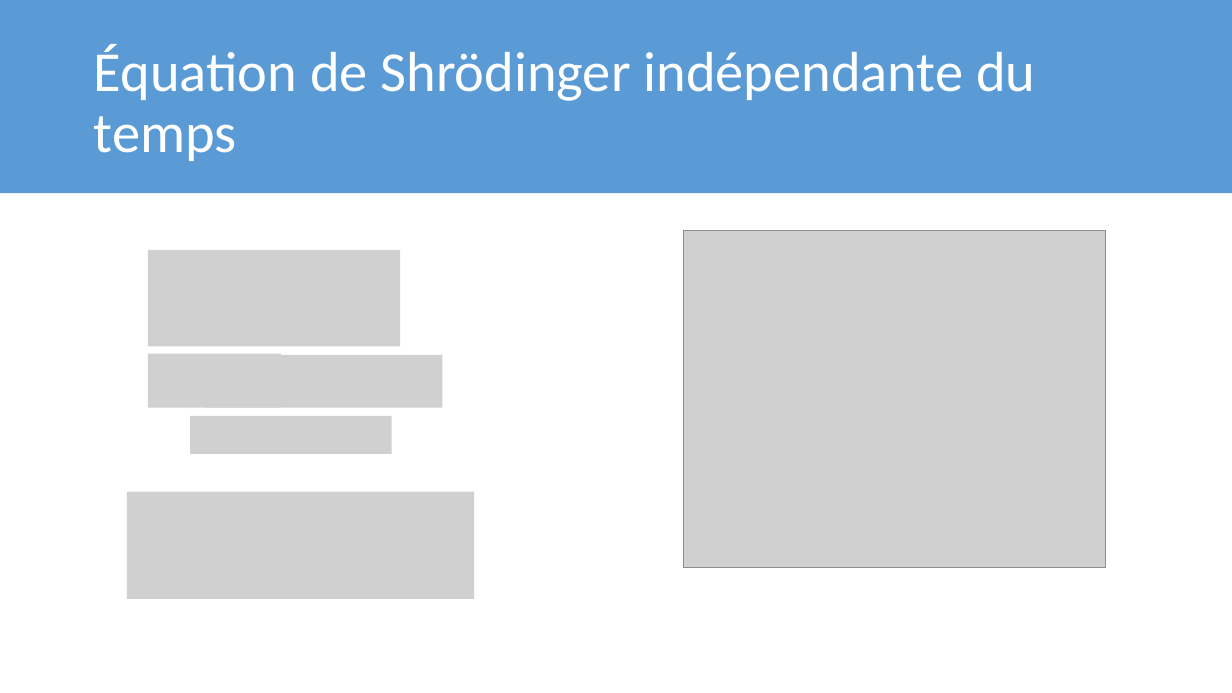
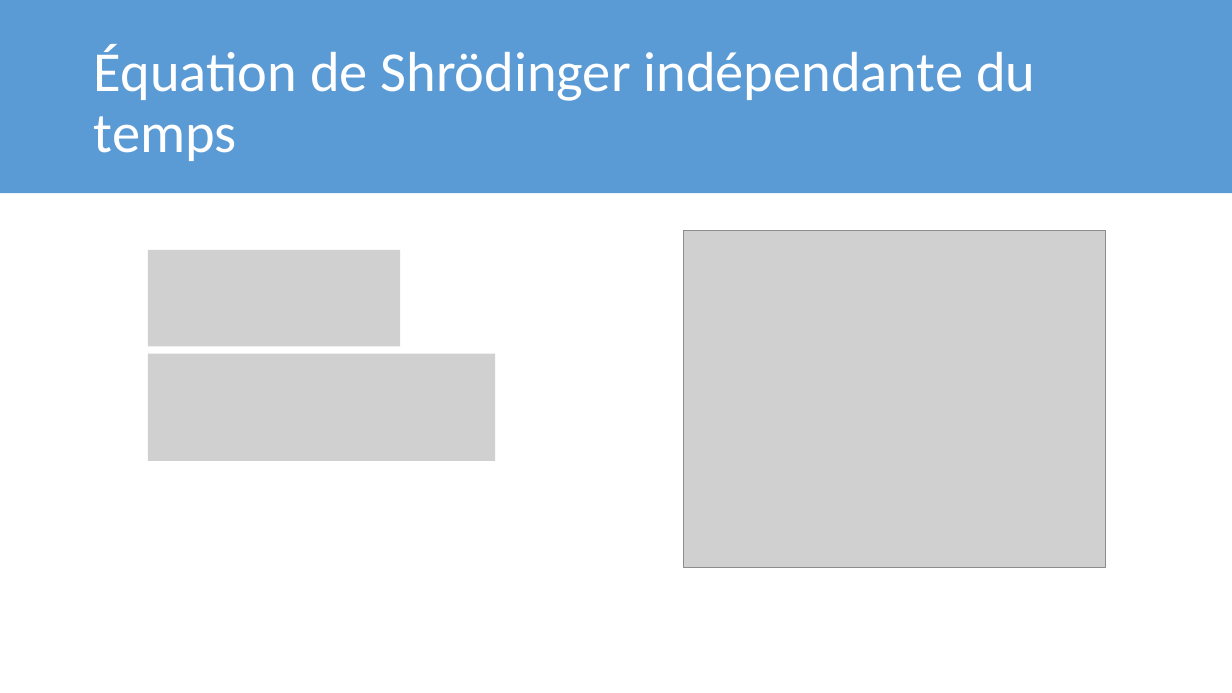
Before and after one commit to meitnerium/theochem, a slide deck: slide 6 of FR/4_1_Cas_Simple_particule_boite/particule_boite.pptx. Drawn at 1232x693 pixels with LibreOffice and Linux fonts; fonts in the diff are those of the drawing; grey boxes stand for pictures. Boxes give left, top, right and bottom in pixels: in the first picture for what was removed or moved away, otherwise in the second. Text is boxed around its words. In the diff, an @@ line names an element or a change of style, - is before the commit and + after.

```diff
--- a/FR/4_1_Cas_Simple_particule_boite/particule_boite.pptx
+++ b/FR/4_1_Cas_Simple_particule_boite/particule_boite.pptx
@@ picture removed at (148, 354, 281, 408) @@
@@ picture added at (148, 354, 495, 461) @@
@@ picture removed at (205, 355, 443, 408) @@
@@ picture removed at (190, 416, 392, 454) @@
@@ picture removed at (127, 492, 474, 599) @@
```
Also in this commit, not shown: 12 slides added, 1 slide removed, 11 other files.
